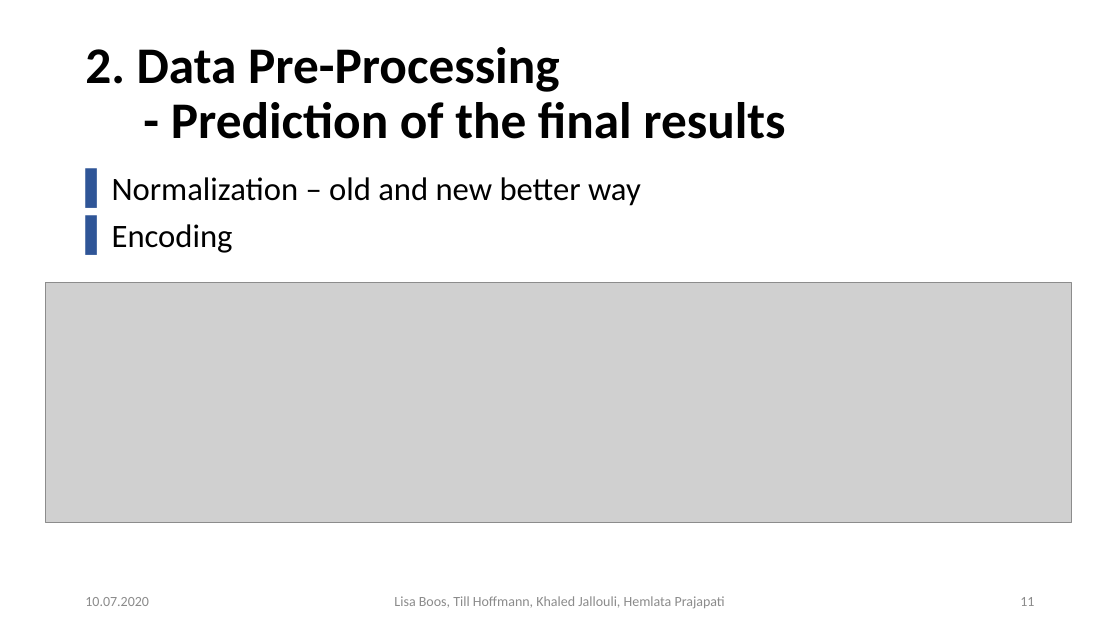
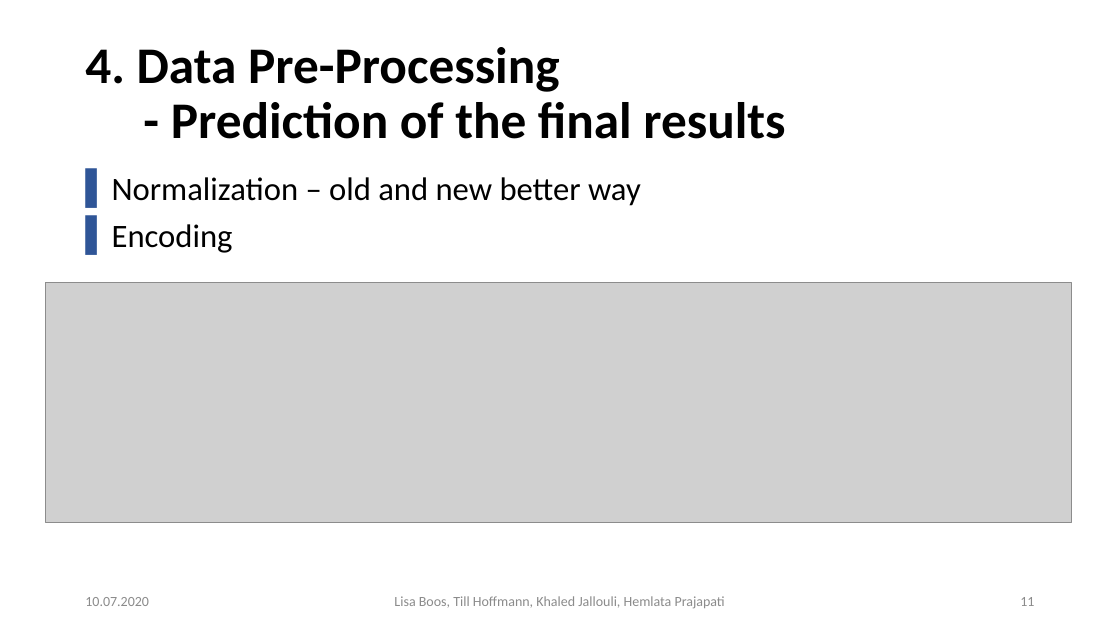
Before and after one commit to Khaledjallouli/project, a slide deck: slide 11 of Daily/sprint9/Final_Presentation_Phase_I.pptx. Drawn at 1120x630 pixels with LibreOffice and Linux fonts; fonts in the diff are those of the drawing; grey boxes stand for pictures; background and template pictures are left out. Boxes give left, top, right and bottom in pixels: in the first picture for what was removed or moved away, otherwise in the second. Text is boxed around its words. In the diff, an @@ line names an element or a change of style, - is before the commit and + after.

```diff
--- a/Daily/sprint9/Final_Presentation_Phase_I.pptx
+++ b/Daily/sprint9/Final_Presentation_Phase_I.pptx
@@ title at (x1=85, y1=47, x2=785, y2=139): text changed @@
-2. Data Pre-Processing
-- Prediction of the final results
+4. Data Pre-Processing
+- Prediction of the final results
```
Also in this commit, not shown: 27 other slides changed.
